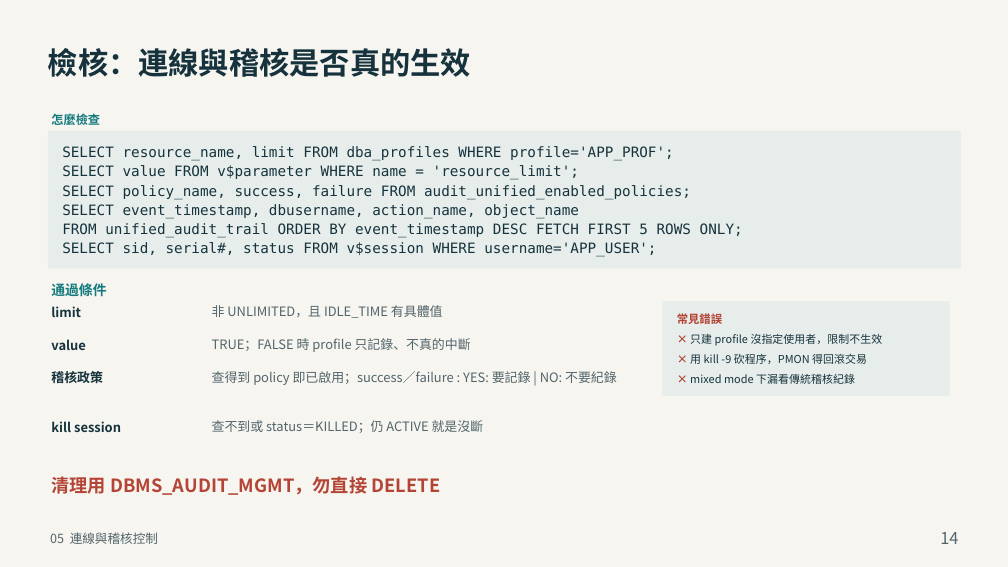
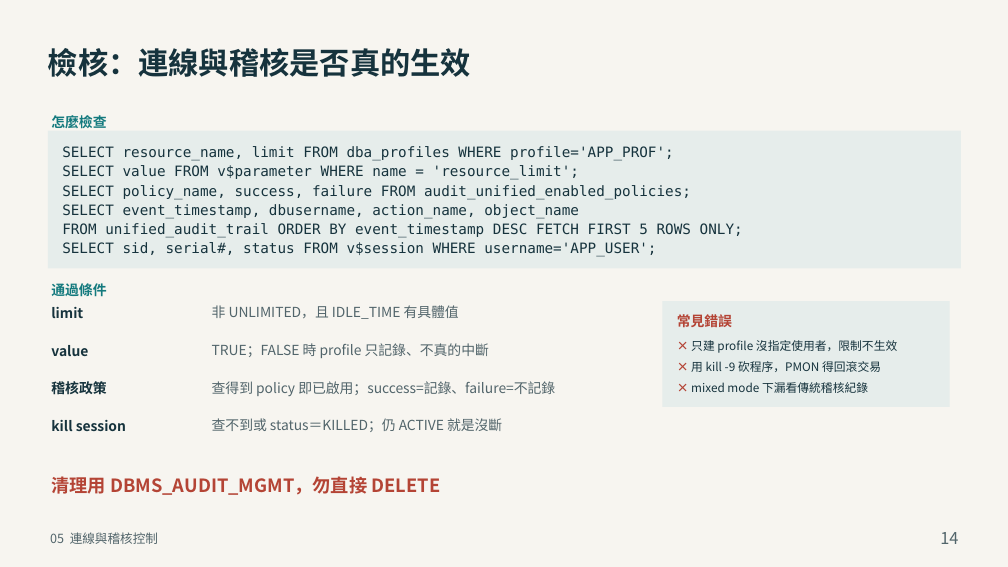
Before and after one commit to YouAreTheBlueSky/Oracle-DBA-Training-Docs, a slide deck: slide 14 of deliver_beginner/05_Oracle_DBA_安全性管理.pptx. Drawn at 1008x567 pixels with LibreOffice and Linux fonts; fonts in the diff are those of the drawing. Boxes give left, top, right and bottom in pixels: in the first picture for what was removed or moved away, otherwise in the second. Text is boxed around its words. In the diff, an @@ line names an element or a change of style, - is before the commit and + after.

Commit message:
檢核頁三個小標統一 16.5pt；第 5 章 p14 縮短長句回到 16.5
怎麼檢查／通過條件／常見錯誤原本 14.5、比內容小，現在統一 16.5 粗體，與條件內文同級。常見錯誤面板內距同步放大以免標題壓到條目。ch05 p14 的稽核條件改寫為「success=記錄、failure=不記錄」，全頁恢復 16.5（原本被壓到 15.4）。

全系列 73 頁檢核頁：小標 16.5、條件內文 16.5，沒有任何一頁低於 16pt。

```diff
--- a/deliver_beginner/05_Oracle_DBA_安全性管理.pptx
+++ b/deliver_beginner/05_Oracle_DBA_安全性管理.pptx
@@ text "怎麼檢查" at [51,113,106,131]: size 14.5 to 16.5 pt; line spacing 20.6pt to 23.4pt @@
@@ rectangle: place and size @@
-rectangle at [662,301,949,396]
+rectangle at [662,301,949,407]
@@ text "常見錯誤" at [677,312,732,330]: size 13.5 to 16.5 pt; line spacing 19.2pt to 23.4pt @@
@@ text "× 只建 profile 沒指定使用者，限制不生效" at [691,340,897,372]: size 13.1 to 14 pt; line spacing 18.6pt to 19.9pt @@
@@ size 15.4 to 16.5 pt; line spacing 21.9pt to 23.4pt in 7 elements at [212,305,459,319], [212,418,502,432], [51,307,83,318], [51,420,126,431], [212,343,489,358], [51,345,88,356], [51,380,106,398] @@
@@ text "稽核政策": place and size @@
-text "稽核政策" at [51,371,103,383]
+text "稽核政策" at [51,380,106,398]
@@ text at [212,381,555,396]: text changed; size 15.4 to 16.5 pt @@
-查得到 policy 即已啟用；success／failure : YES: 要記錄 | NO: 不要紀錄
+查得到 policy 即已啟用；success=記錄、failure=不記錄
```
Also in this commit, not shown: 3 other slides changed, 22 other files.
